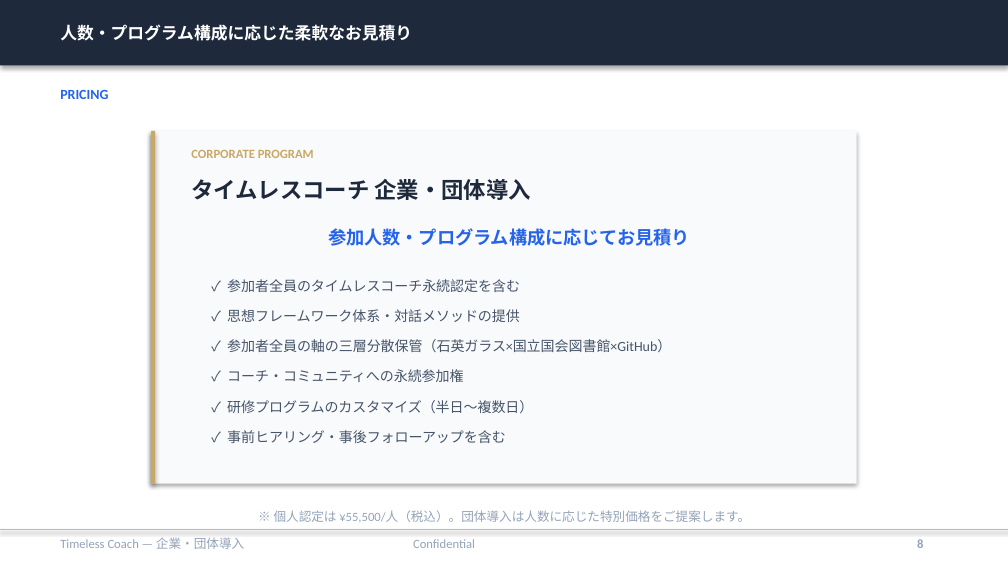
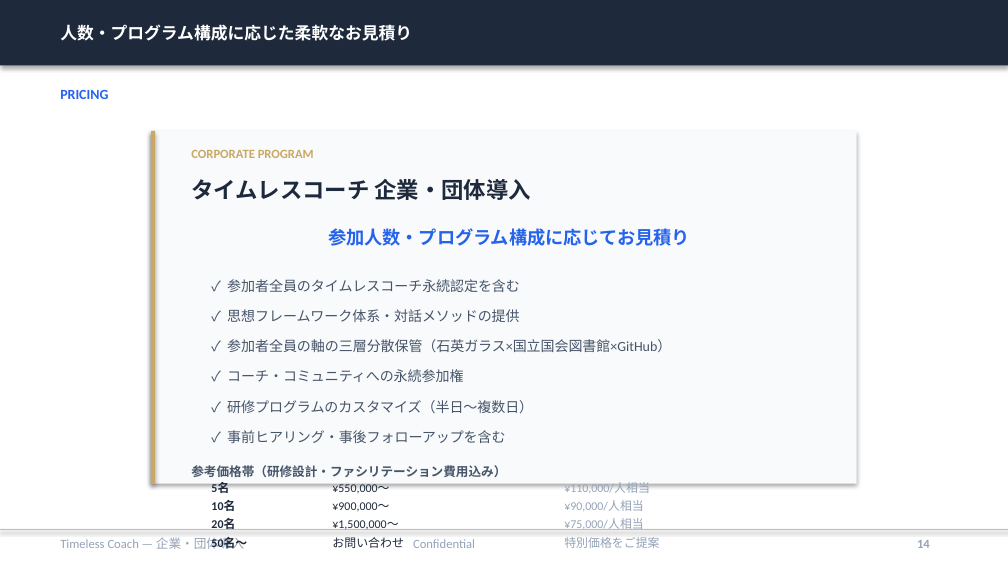
Before and after one commit to tokistorage/lp, a slide deck: slide 14 of timeless-coach-corporate.pptx (slide 8 before the commit). Drawn at 1008x567 pixels with LibreOffice and Linux fonts; fonts in the diff are those of the drawing. Boxes give left, top, right and bottom in pixels: in the first picture for what was removed or moved away, otherwise in the second. Text is boxed around its words. In the diff, an @@ line names an element or a change of style, - is before the commit and + after.

```diff
--- a/timeless-coach-corporate.pptx
+++ b/timeless-coach-corporate.pptx
@@ text added at (191,465,506,477), 9 pt, text #475569, bold @@
+参考価格帯（研修設計・ファシリテーション費用込み）
@@ text added at (211,482,229,496), 8.5 pt, text #1E293B, bold @@
+5名
@@ text added at (211,500,235,511), 8.5 pt, text #1E293B, bold @@
+10名
@@ text added at (332,484,389,493), 8.5 pt, text #1E293B @@
+¥550,000〜
@@ text added at (332,502,389,512), 8.5 pt, text #1E293B @@
+¥900,000〜
@@ text added at (564,483,650,493), 8.5 pt, text #94A3B8 @@
+¥110,000/人相当
@@ text added at (564,500,644,511), 8.5 pt, text #94A3B8 @@
+¥90,000/人相当
@@ text added at (211,519,235,530), 8.5 pt, text #1E293B, bold @@
+20名
@@ text added at (211,537,247,549), 8.5 pt, text #1E293B, bold @@
+50名〜
@@ text removed at (274,510,750,522) @@
-※ 個人認定は ¥55,500/人（税込）。団体導入は人数に応じた特別価格をご提案します。
@@ text added at (332,520,398,530), 8.5 pt, text #1E293B @@
+¥1,500,000〜
@@ text added at (332,537,404,548), 8.5 pt, text #1E293B @@
+お問い合わせ
@@ text added at (564,519,644,530), 8.5 pt, text #94A3B8 @@
+¥75,000/人相当
@@ text added at (564,537,659,548), 8.5 pt, text #94A3B8 @@
+特別価格をご提案
@@ text at (917,540,930,548): text changed @@
-8
+14
```
Also in this commit, not shown: 4 other slides changed, 6 slides added, 1 other file.
